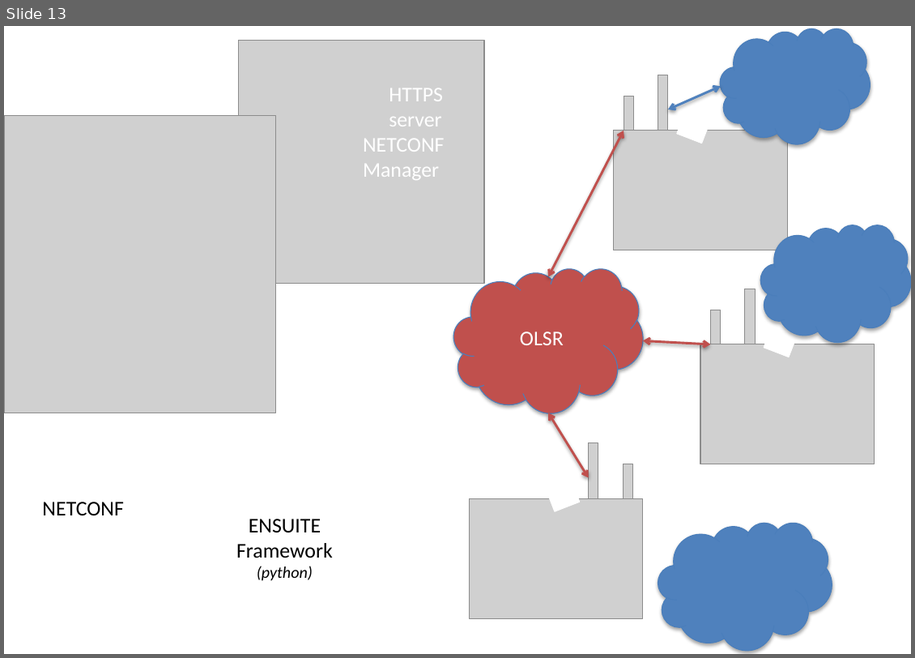
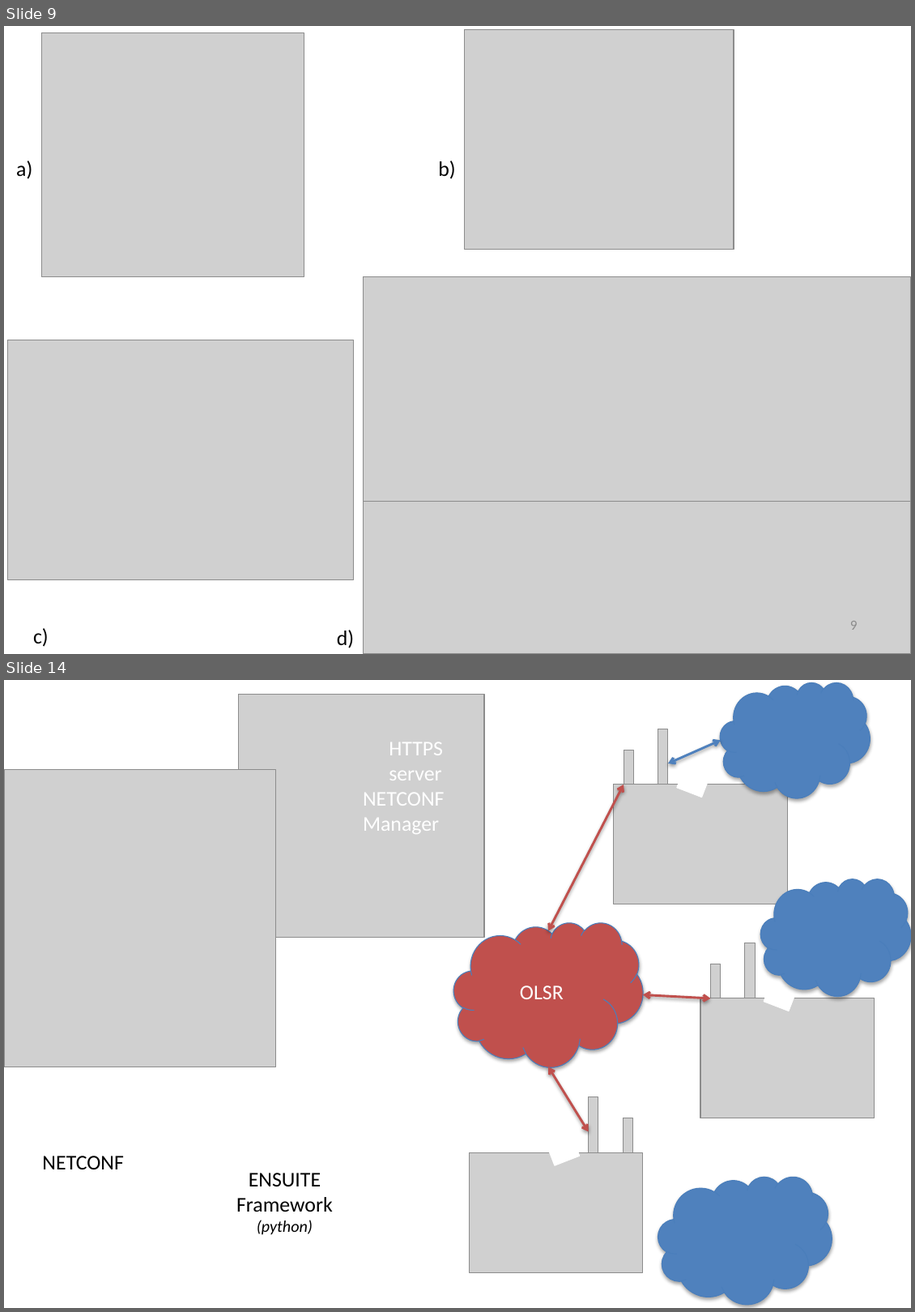
Before and after one commit to AaronNGray/jYang, a slide deck: yang-manager/reports/YangArchi.pptx. Shown one above the other, each under a label of ours: slide 13 before the commit, slides 9 and 14 after it; the slides between them are not shown. The pictures are 915x658 and 915x1312 pixels, drawn with LibreOffice and Linux fonts; fonts in the diff are those of the drawing; grey boxes stand for pictures. Boxes give left, top, right and bottom in pixels: in the first picture for what was removed or moved away, otherwise in the second. Text is boxed around its words. In the diff, an @@ line names an element or a change of style, - is before the commit and + after.

```diff
--- a/yang-manager/reports/YangArchi.pptx
+++ b/yang-manager/reports/YangArchi.pptx
@@ slide 9 added at bbox=[4, 26, 911, 654], background #FFFFFF @@
@@ picture added at bbox=[42, 32, 304, 276] @@
@@ picture added at bbox=[465, 30, 735, 250] @@
@@ text added at bbox=[16, 160, 32, 179], 18 pt, text #000000 @@
+a)
@@ text added at bbox=[438, 160, 455, 179], 18 pt, text #000000 @@
+b)
@@ picture added at bbox=[364, 276, 911, 501] @@
@@ picture added at bbox=[8, 340, 353, 580] @@
@@ picture added at bbox=[364, 501, 911, 654] @@
@@ text added at bbox=[33, 628, 49, 646], 18 pt, text #000000 @@
+c)
@@ text added at bbox=[337, 629, 354, 648], 18 pt, text #000000 @@
+d)
@@ page number added at bbox=[850, 621, 858, 629], 12 pt, text #8C8C8C @@
+9
@@ what was slide 13 is now slide 14 @@
```
Also in this commit, not shown: 16 slides changed, 2 other slides added, 2 slides removed.
